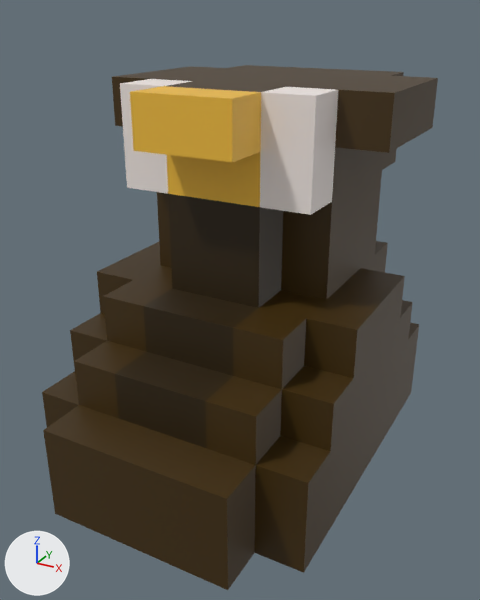
The FBX model Assets/resources/graphics/models/units/agrias/AgriasLegLowerL.fbx as it was, and as the next commit left it.
Camera for both pictures: a camera (50 mm lens) standing at (1.5268, 2.111, 0.1861) and looking at (1.4004, 2.3408, 0.0712). Every picture has the same lights, and +X, +Y and +Z are marked at lower left. Where no turn or scale is listed for an object, it has been applied to the vertices.

Objects in the first picture: 'Union_4'.
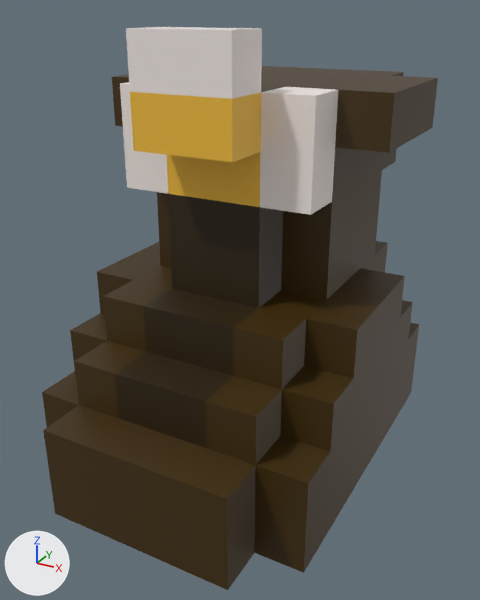
Changed parts and their boxes (x1, y1, x2, y2) in the pictures (480 x 600 px):
'Union_4', reshaped (7% taller)
    before: (42, 65, 438, 590)
    after: (42, 27, 438, 590)
part 1 of me_union_4, built on
    before: (131, 86, 260, 99)
    after: (126, 27, 262, 99)

Edits to the bpy script that builds the scene:
```text
Change me_union_4:
    used by ob_union_4; location = (1.4, 2.37, 0.16)
    verts and faces of me_union_4; kept vertices keep their numbers, new ones are numbered from 324
    before: 230 (-0.02, -0.05, 0.0) at pixel (163, 86), 237 (0.0, -0.05, 0.0) at pixel (210, 89), 243 (0.02, -0.05, 0.0) at pixel (261, 92), 270 (-0.02, -0.07, 0.0) at pixel (129, 91), 271 (0.0, -0.07, 0.0) at pixel (178, 95)
    before: 276 (0.02, -0.07, 0.0) at pixel (232, 98)
    remove me_union_4.from_pydata(...)  # 324 vertices, 320 faces; spans x -0.06..0.06, y -0.11..0.07, z -0.16..0.0
    add me_union_4.from_pydata(...)  # 330 vertices, 326 faces; spans x -0.06..0.06, y -0.11..0.07, z -0.16..0.02
    me_union_4 part 1
    add delete_faces([(230, 270, 271, 237), (237, 271, 276, 243)])
    add for new, old in zip([*range(324, 330)], [230, 237, 243, 270, 271, 276]): verts[new] = verts[old] + (0.0, 0.0, 0.02)
    add faces += [(230, 270, 327, 324), (324, 327, 328, 325), (230, 324, 325, 237), (270, 271, 328, 327), (243, 326, 329, 276), (325, 328, 329, 326)]
    add faces += [(237, 325, 326, 243), (271, 276, 329, 328)]
```
